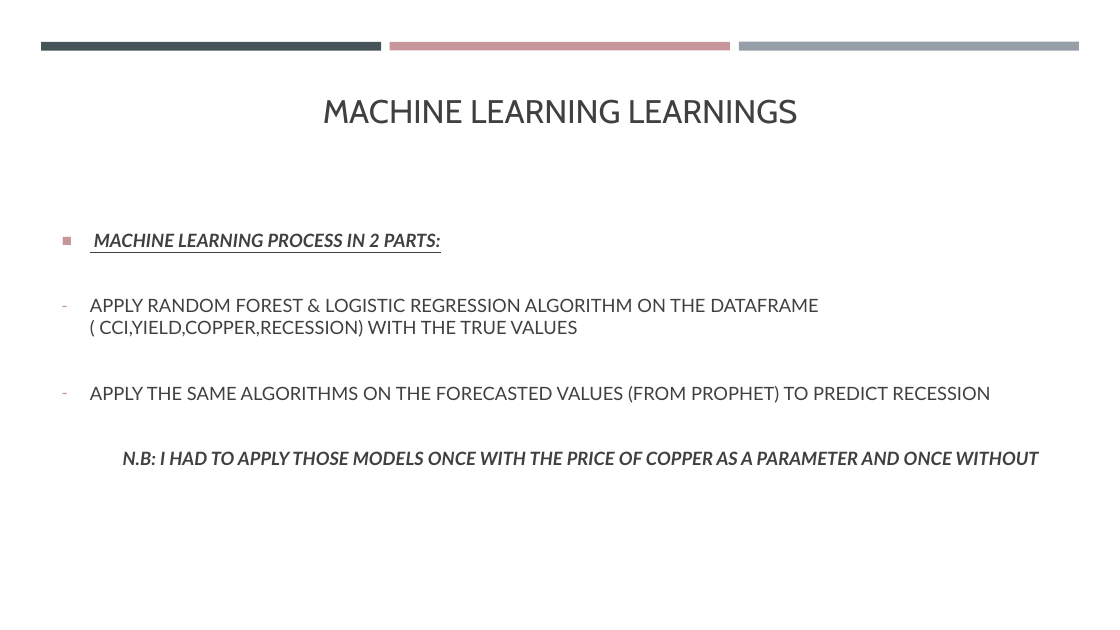
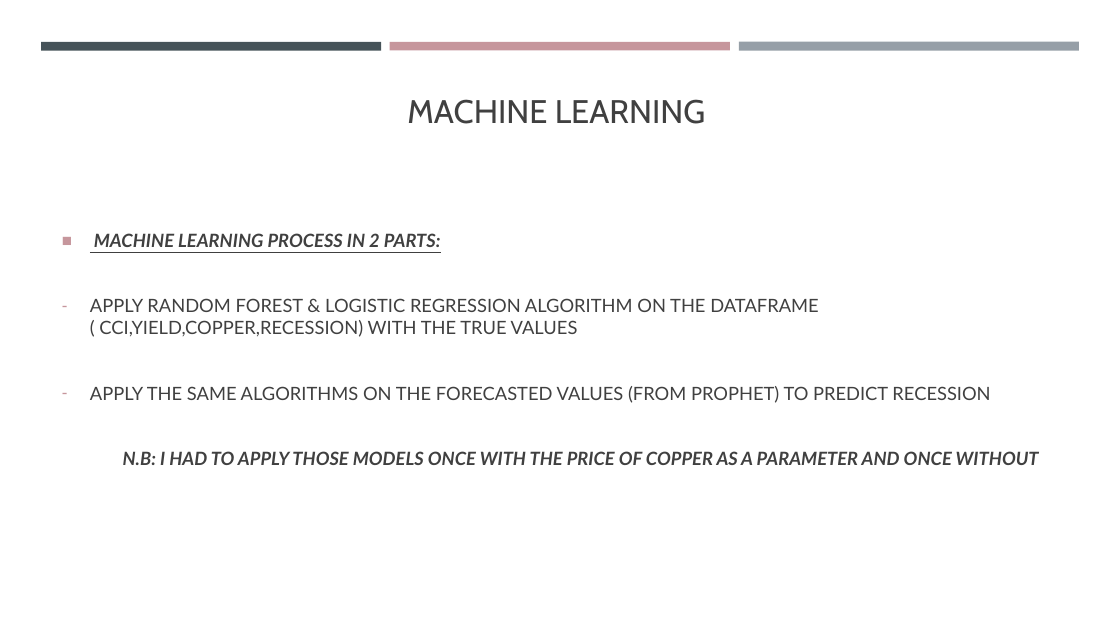
Before and after one commit to VladimirAutier/Project-Week-8-Final-Project, a slide deck: slide 8 of your-project/Final Project/Presentation & Eco insights/Copper, A New Economic Estimator ?.pptx. Drawn at 1120x630 pixels with LibreOffice and Linux fonts; fonts in the diff are those of the drawing. Boxes give left, top, right and bottom in pixels: in the first picture for what was removed or moved away, otherwise in the second. Text is boxed around its words. In the diff, an @@ line names an element or a change of style, - is before the commit and + after.

Commit message:
title change

```diff
--- a/your-project/Final Project/Presentation & Eco insights/Copper, A New Economic Estimator ?.pptx
+++ b/your-project/Final Project/Presentation & Eco insights/Copper, A New Economic Estimator ?.pptx
@@ title at [407,99,705,124]: text changed @@
-MACHINE LEARNING LEARNINGS
+MACHINE LEARNING
```
